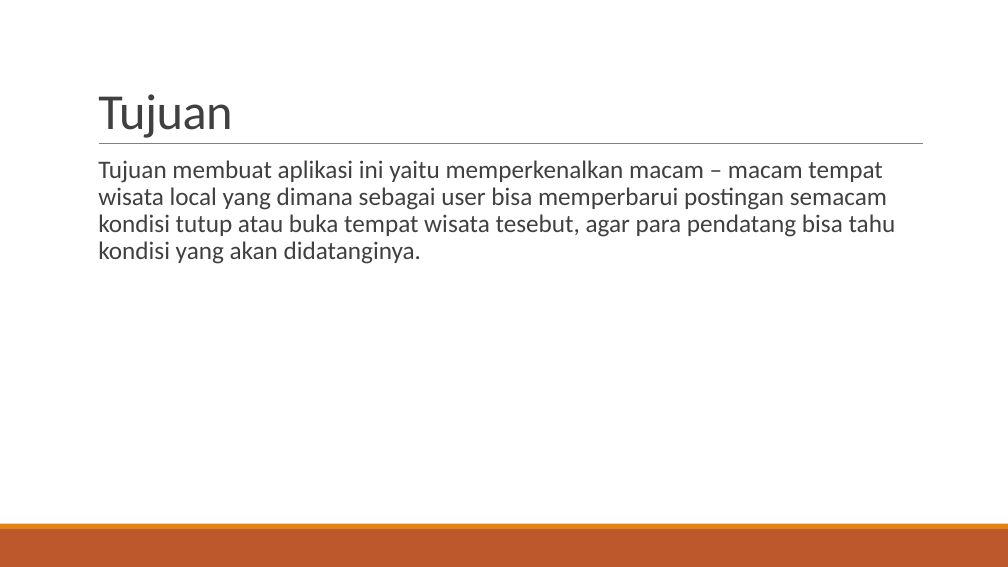
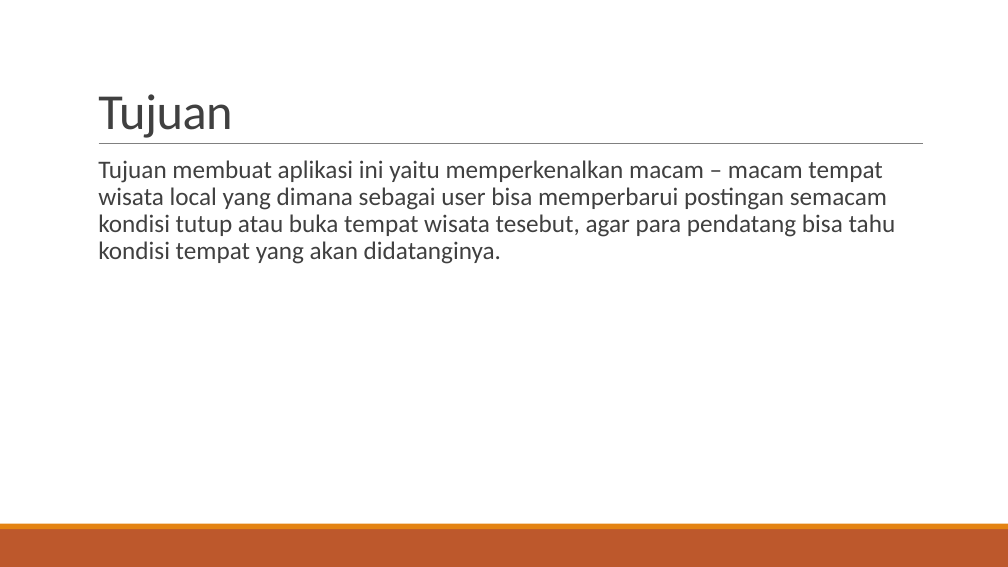
Before and after one commit to naufalulwan/flutter_Naufal-Ulwan, a slide deck: slide 3 of 28_Mini Project/Proposal Mini Project - WisataLocal.pptx. Drawn at 1008x567 pixels with LibreOffice and Linux fonts; fonts in the diff are those of the drawing. Boxes give left, top, right and bottom in pixels: in the first picture for what was removed or moved away, otherwise in the second. Text is boxed around its words. In the diff, an @@ line names an element or a change of style, - is before the commit and + after.

```diff
--- a/28_Mini Project/Proposal Mini Project - WisataLocal.pptx
+++ b/28_Mini Project/Proposal Mini Project - WisataLocal.pptx
@@ text at (x1=98, y1=160, x2=896, y2=264): text changed @@
-  Tujuan membuat aplikasi ini yaitu memperkenalkan macam – macam tempat wisata local yang dimana sebagai user bisa memperbarui postingan semacam kondisi tutup atau buka tempat wisata tesebut, agar para pendatang bisa tahu kondisi yang akan didatanginya.
+  Tujuan membuat aplikasi ini yaitu memperkenalkan macam – macam tempat wisata local yang dimana sebagai user bisa memperbarui postingan semacam kondisi tutup atau buka tempat wisata tesebut, agar para pendatang bisa tahu kondisi tempat yang akan didatanginya.
```
Also in this commit, not shown: 4 other slides changed, 33 other files.
